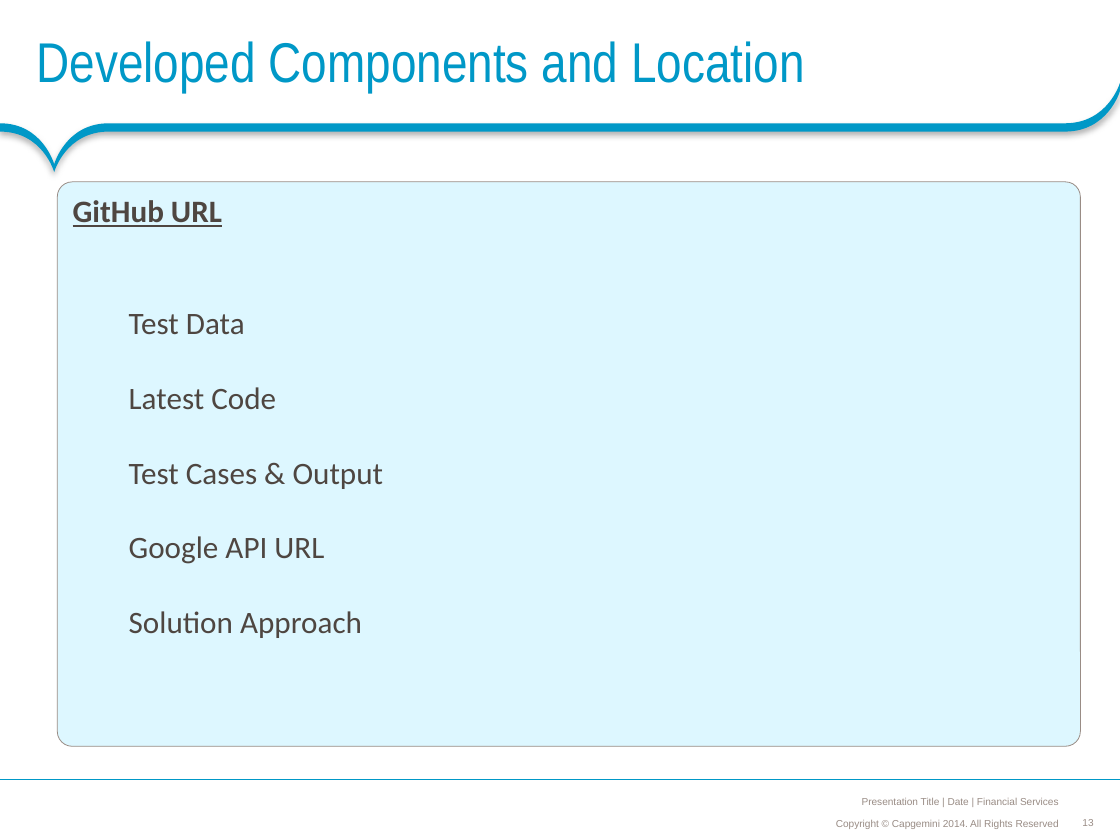
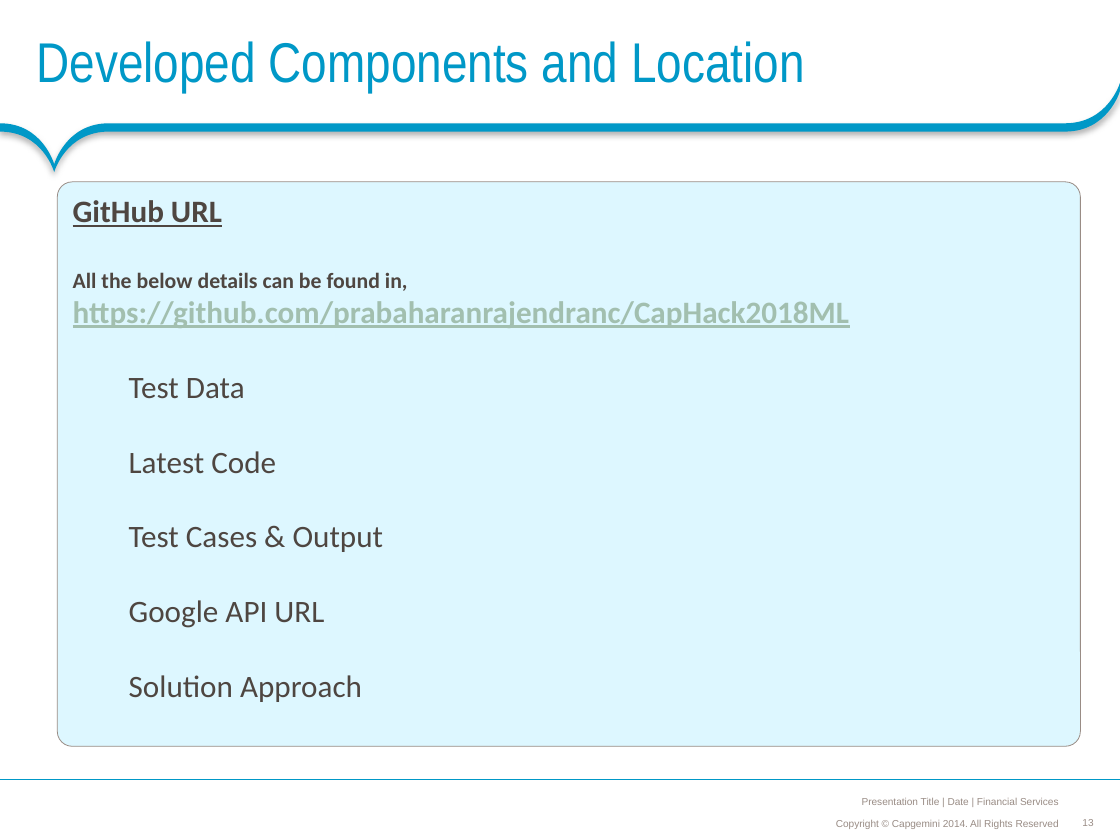
Before and after one commit to prabaharanrajendranc/CapHack2018ML, a slide deck: slide 13 of Hartford Super Kings - FindFraud.pptx. Drawn at 1120x840 pixels with LibreOffice and Linux fonts; fonts in the diff are those of the drawing; background and template pictures are left out. Boxes give left, top, right and bottom in pixels: in the first picture for what was removed or moved away, otherwise in the second. Text is boxed around its words. In the diff, an @@ line names an element or a change of style, - is before the commit and + after.

```diff
--- a/Hartford Super Kings - FindFraud.pptx
+++ b/Hartford Super Kings - FindFraud.pptx
@@ text in rounded rectangle at (x1=73, y1=272, x2=849, y2=328): paragraph added @@
+All the below details can be found in, https://github.com/prabaharanrajendranc/CapHack2018ML
```
